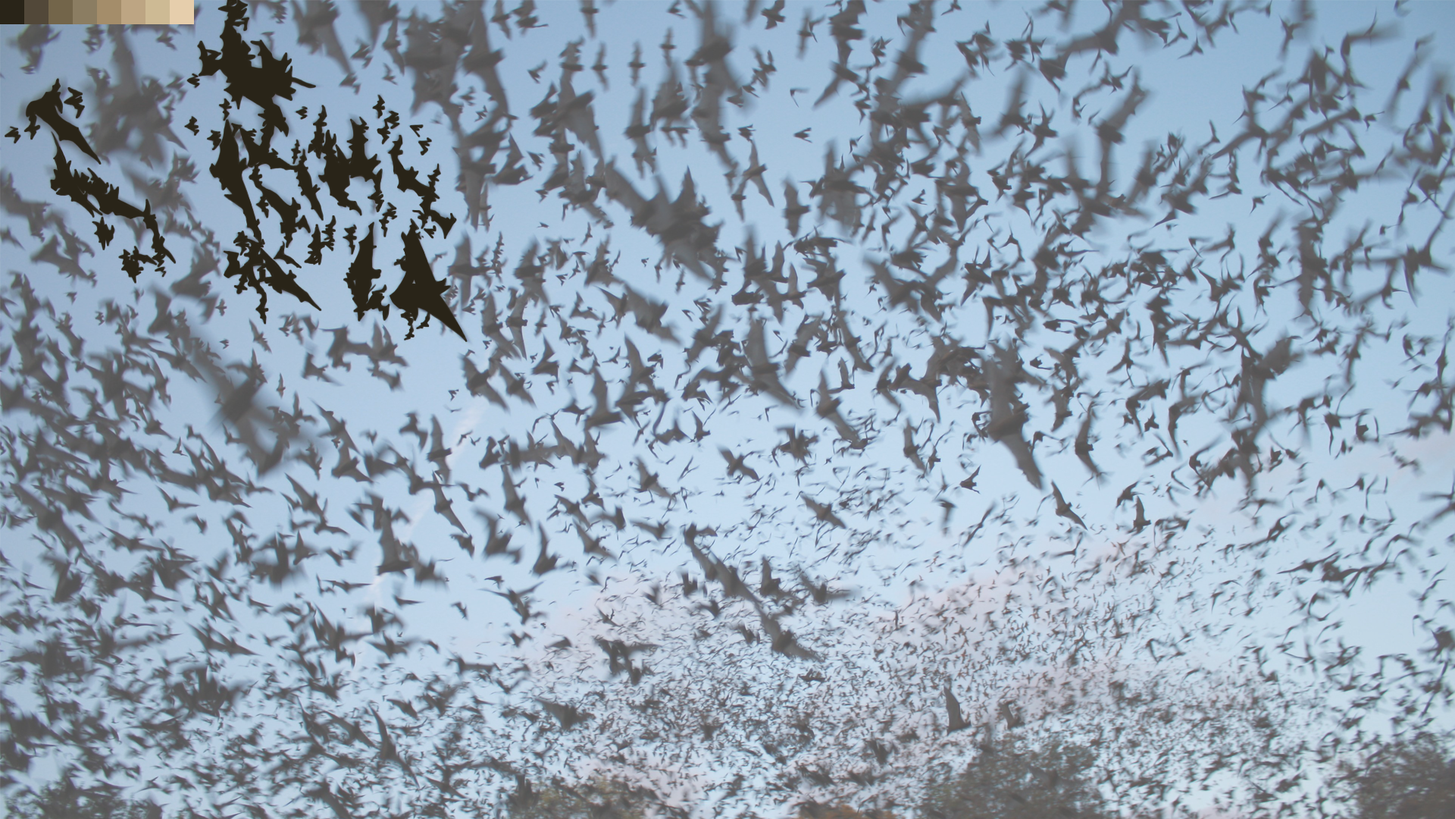
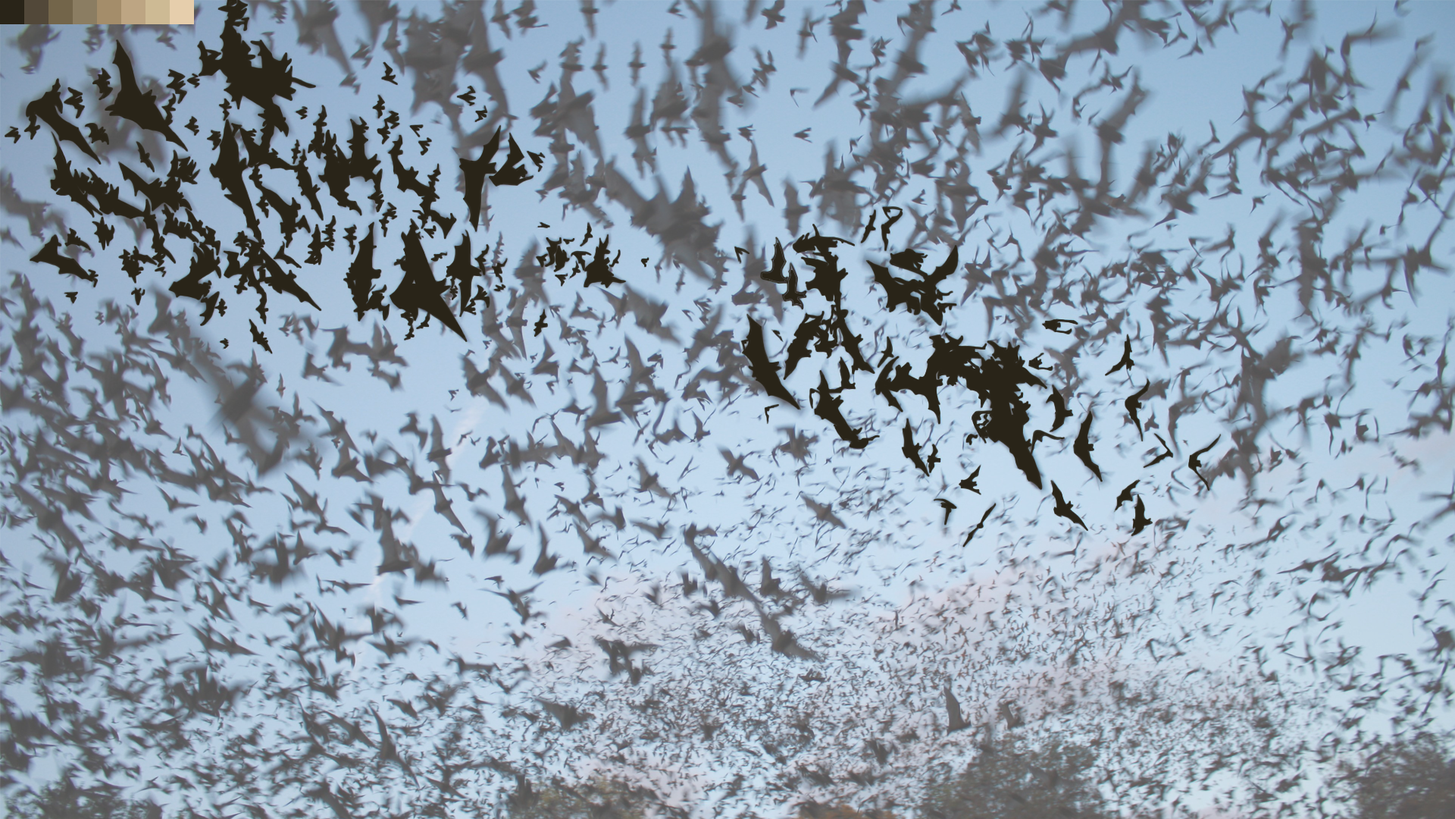
Comparing the layer stacks of the two 1455 x 819 images. Changes:
painted on "Bat Swarm Large" over left=28, top=38, right=1222, bottom=548
